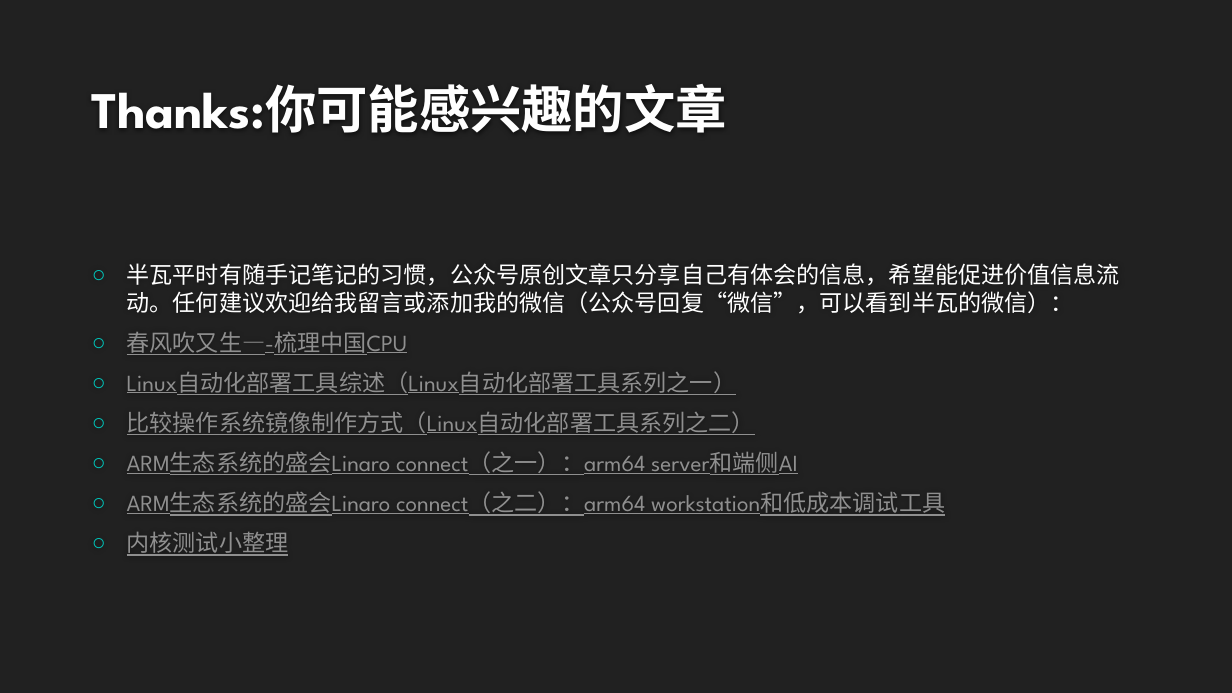
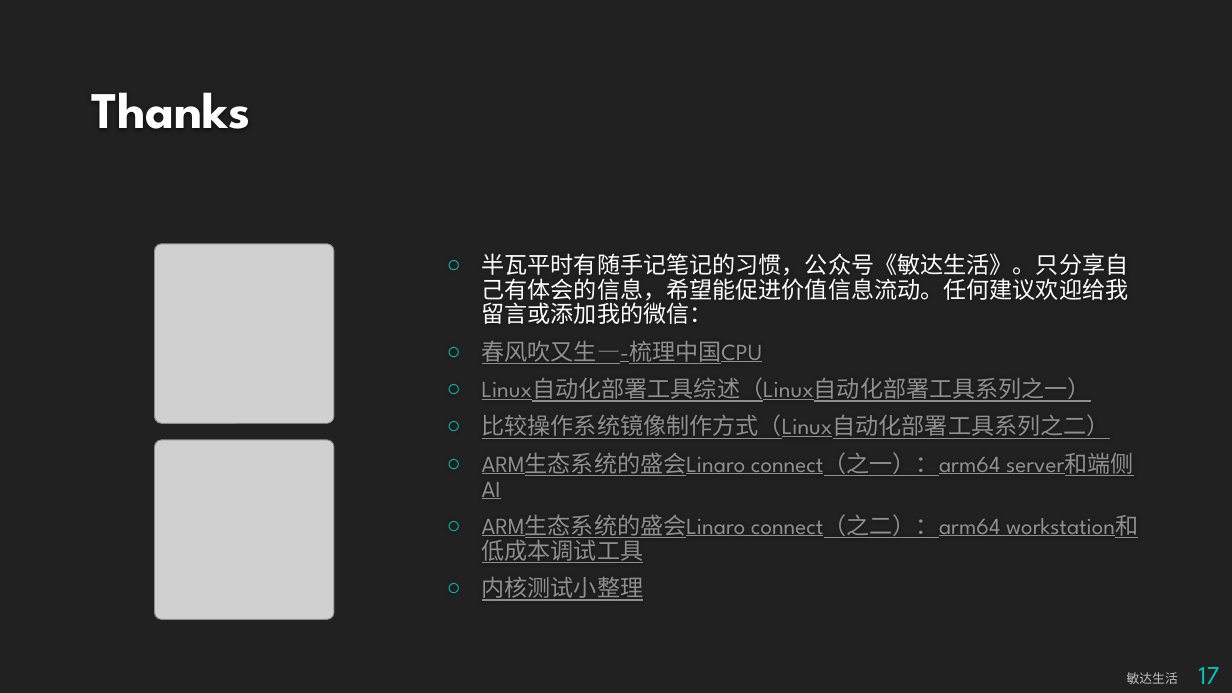
Before and after one commit to bjzhang/bjzhang.github.io, a slide deck: slide 17 of _drafts/Recent_Linux_kernel.pptx. Drawn at 1232x693 pixels with LibreOffice and Linux fonts; fonts in the diff are those of the drawing; grey boxes stand for pictures; background and template pictures are left out. Boxes give left, top, right and bottom in pixels: in the first picture for what was removed or moved away, otherwise in the second. Text is boxed around its words. In the diff, an @@ line names an element or a change of style, - is before the commit and + after.

```diff
--- a/_drafts/Recent_Linux_kernel.pptx
+++ b/_drafts/Recent_Linux_kernel.pptx
@@ title at [91, 92, 251, 129]: text changed @@
-Thanks:你可能感兴趣的文章
+Thanks
@@ picture added at [154, 244, 334, 423] @@
@@ text "半瓦平时有随手记笔记的习惯，公众号《敏达生活》。只分享自己有体会的信息，希望能促进价值信息流动。任何建议欢迎给我留言或添 ...": place and size @@
-text "半瓦平时有随手记笔记的习惯，公众号《敏达生活》。只分享自己有体会的信息，希望能促进价值信息流动。任何建议欢迎给我留言或添 ..." at [127, 263, 1120, 556]
+text "半瓦平时有随手记笔记的习惯，公众号《敏达生活》。只分享自己有体会的信息，希望能促进价值信息流动。任何建议欢迎给我留言或添 ..." at [482, 253, 1129, 601]
@@ text at [482, 253, 1129, 324]: text changed @@
-○ 半瓦平时有随手记笔记的习惯，公众号原创文章只分享自己有体会的信息，希望能促进价值信息流动。任何建议欢迎给我留言或添加我的微信（公众号回复“微信”，可以看到半瓦的微信）：
+○ 半瓦平时有随手记笔记的习惯，公众号《敏达生活》。只分享自己有体会的信息，希望能促进价值信息流动。任何建议欢迎给我留言或添加我的微信：
@@ text at [482, 340, 1110, 601]: line spacing 1 to 0.9 @@
@@ picture added at [154, 440, 334, 619] @@
@@ text added at [1127, 672, 1178, 684], 10 pt, text #BFBFBF @@
+敏达生活
@@ page number added at [1199, 667, 1220, 684], 20 pt, text #00C6BB @@
+17
```
Also in this commit, not shown: 15 other slides changed, 1 slide added, 1 slide removed, 2 other files.
